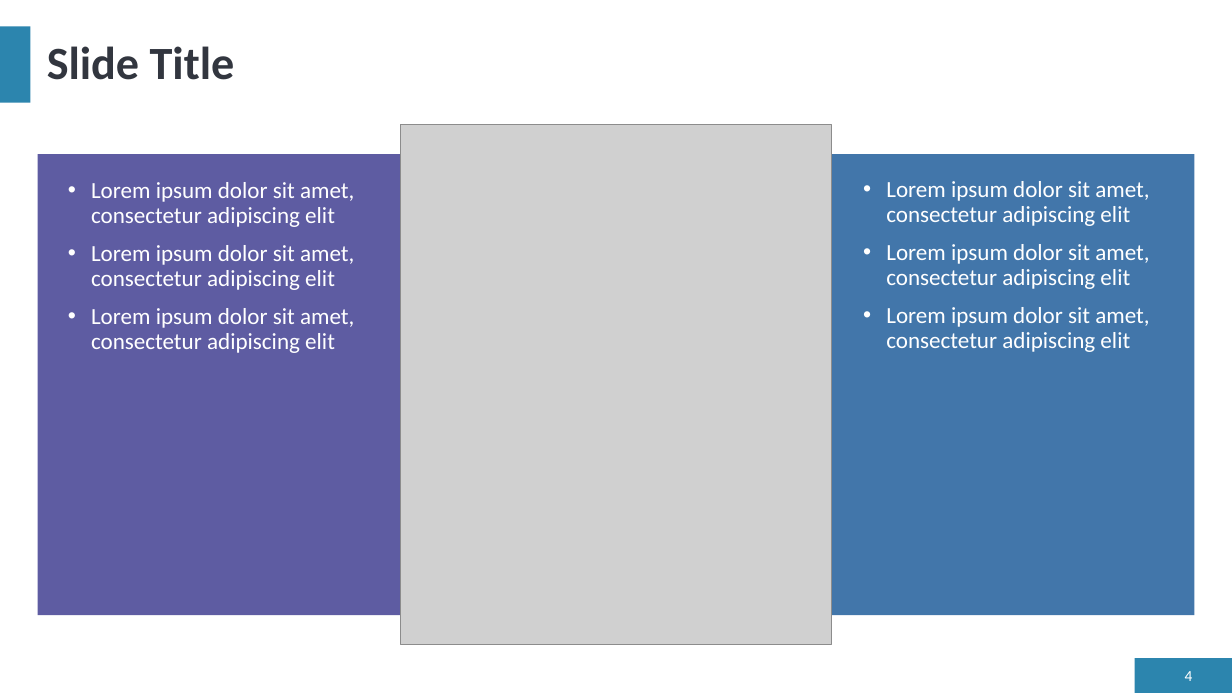
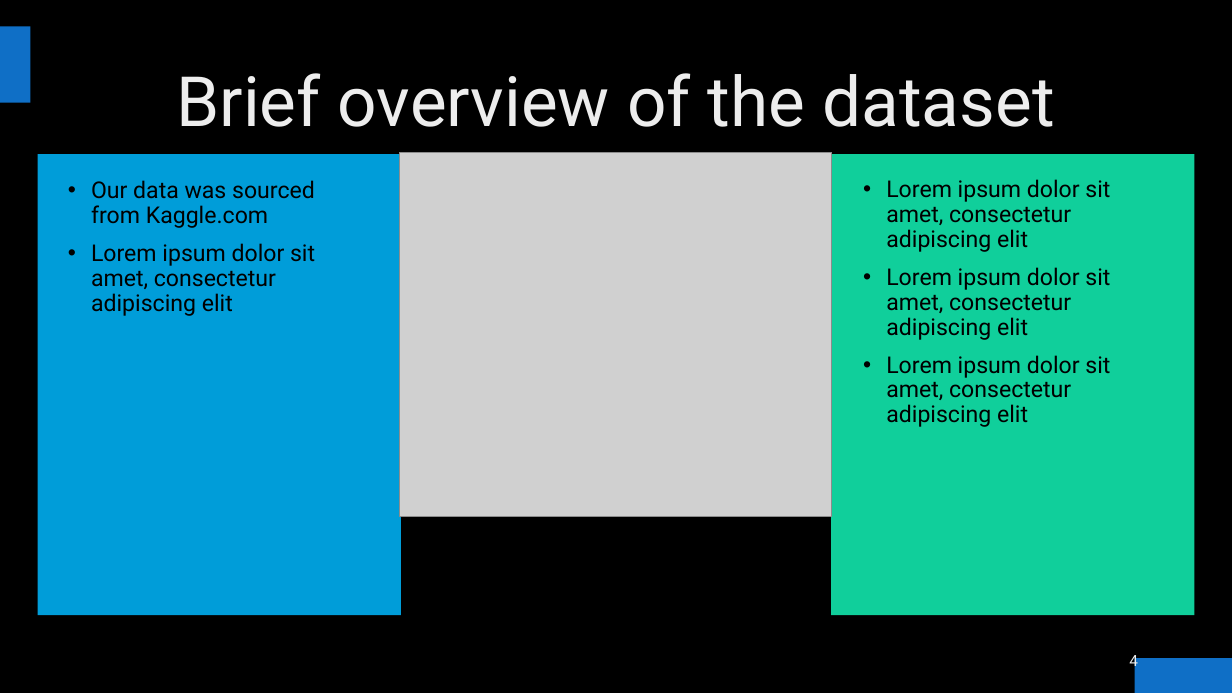
Before and after one commit to ElDon2308/Airline-Sentiment-Analysis, a slide deck: slide 4 of Airline Sentiment Analysis Presentation.pptx. Drawn at 1232x693 pixels with LibreOffice and Linux fonts; fonts in the diff are those of the drawing; grey boxes stand for pictures; background and template pictures are left out. Boxes give left, top, right and bottom in pixels: in the first picture for what was removed or moved away, otherwise in the second. Text is boxed around its words. In the diff, an @@ line names an element or a change of style, - is before the commit and + after.

```diff
--- a/Airline Sentiment Analysis Presentation.pptx
+++ b/Airline Sentiment Analysis Presentation.pptx
@@ background #FFFFFF to picture (left out) @@
@@ rectangle at (0,26,30,103): fill #2C85AE to #0F6FC6 @@
@@ title at (177,73,1055,127): text changed; size 36 to 54 pt; font Calibri to Roboto; text colour #32363F to gradient #DEDEDE to #EDEDED to #FFFFFF; bold off @@
-Slide Title
+Brief overview of the dataset
@@ rectangle at (38,154,401,616): fill #5E5CA2 to #009DD9 @@
@@ picture: place and size @@
-picture at (401,125,832,645)
+picture at (400,152,832,517)
@@ rectangle at (831,154,1194,616): fill #4276AA to #10CF9B @@
@@ text "Lorem ipsum dolor sit amet, ..." at (886,179,1110,427): font Calibri to Roboto, text colour #FFFFFF to #000000 @@
@@ text at (91,180,315,228): paragraph added @@
+• Our data was sourced from Kaggle.com
@@ text at (91,245,354,353): paragraphs removed @@
-• Lorem ipsum dolor sit amet, consectetur adipiscing elit
-• Lorem ipsum dolor sit amet, consectetur adipiscing elit
@@ text at (91,243,315,316): font Calibri to Roboto, text colour #FFFFFF to #000000 in "Lorem ipsum dolor sit amet, consectetur adipiscing ..." @@
@@ page number: place and size @@
-page number at (1185,671,1193,681)
+page number at (1129,655,1138,671)
@@ page number at (1129,655,1138,671): font Calibri to Roboto, text colour #FFFFFF to gradient #9E9E9E to #EDEDED to #FFFFFF @@
@@ rectangle at (1135,658,1232,693): fill #2C85AE to #0F6FC6 @@
```
Also in this commit, not shown: 7 other slides changed, 2 slides added, 2 slides removed.
